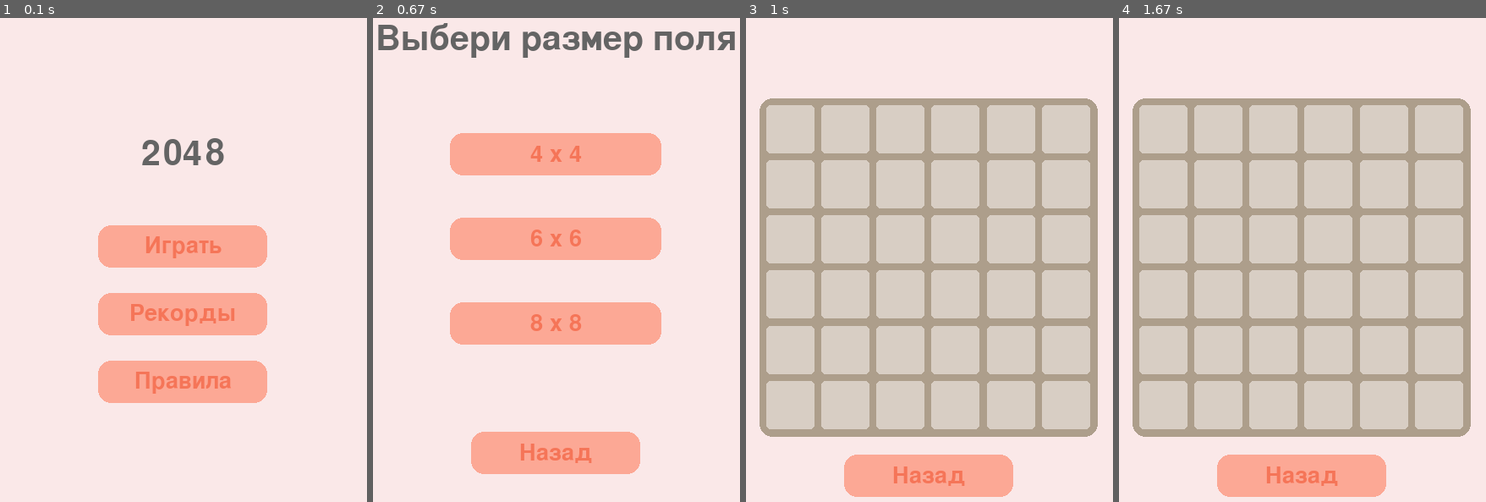
Above: before the commit, frames 1-4 (left to right).
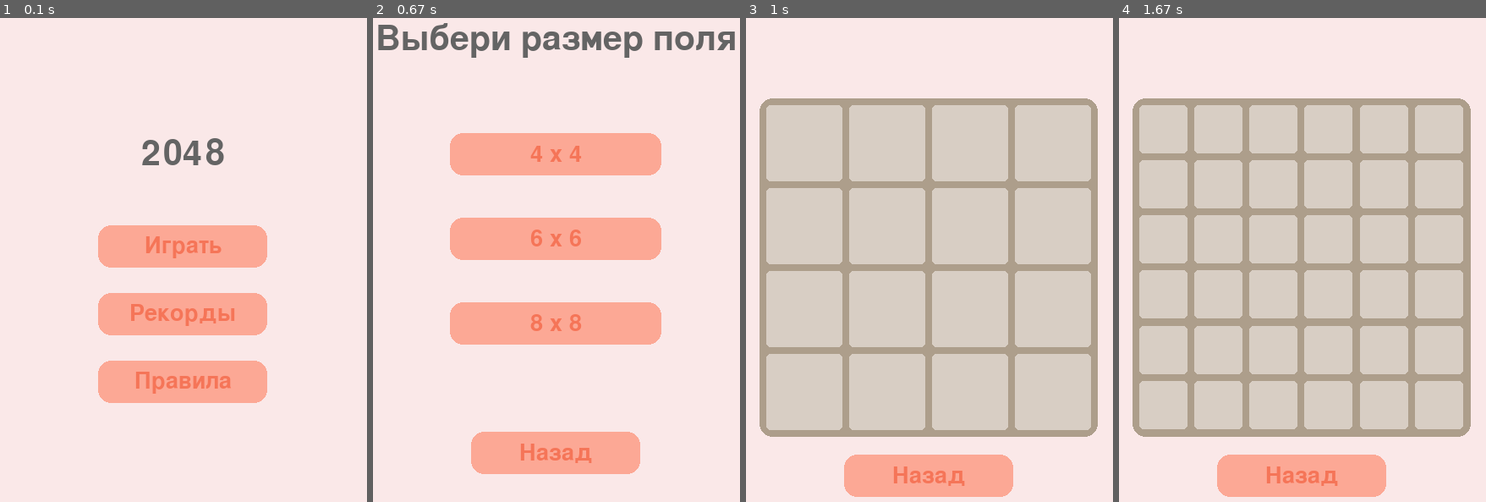
Above: after the commit, the same moments.

Repository: NaFo61/2048_Pygame
Game: pygame game, started from game/main.py
Two runs of this game, one before a commit and one after it. Both use one fixed random seed, a clock stepped at 60 frames per second and the inputs below.
Inputs (mouse positions are in pixels of both pictures, inside the frame that each line leads up to):
- Up to frame 1 (0.1 s): no input
- Up to frame 2 (0.67 s): click "Играть" at 0.38 s
- Up to frame 3 (1 s): click "4 x 4" at 0.72 s
- Up to frame 4 (1.67 s): click "Назад" at 1.05 s; click (1199, 250) at 1.38 s

Frames 1-2 are identical in both runs. In frame 3, 15% of the frame differs, in the area x 5-95%, y 18-86%; in frame 4, nothing differs.

Commit message:
add update_settings method and working buttons

Diff:
--- a/game/main.py
+++ b/game/main.py
@@ -209,18 +209,22 @@
 
 
 class App(Game):
-    def __init__(self, screen, screen_size, level):
+    def __init__(self, screen, screen_size):
         screen = screen
         self.screen_size = screen_size
+        self.level = 1
+        self.settings = funcs.generate_settings(self.level)
+
+        self.move_sounds = [pygame.mixer.Sound(f'../data/move_music_{i}.wav') for i in range(1, 4)]
+        self.click_sound = pygame.mixer.Sound(f"../data/click_music.wav")
+
+        self.start_page(screen)
+
+        super().__init__(screen_size, self.settings)
+
+    def update_settings(self, level):
         self.level = level
         self.settings = funcs.generate_settings(level)
-
-        self.move_sounds = [pygame.mixer.Sound(f'../data/move_music_{i}.wav') for i in range(1, 4)]
-        self.click_sound = pygame.mixer.Sound(f"../data/click_music.wav")
-
-        self.start_page(screen)
-
-        super().__init__(screen_size, self.settings)
 
     def game_page(self, screen):
         screen.fill(style.BACKGROUND_COLOR)
@@ -247,7 +251,7 @@
                             and 596 - 25 < y < 596 + 25
                     ):
                         self.click_sound.play()
-                        self.change_level(screen)
+                        self.choice_page(screen)
             board.render(screen)
             pygame.display.flip()
 
@@ -344,7 +348,7 @@
                     x, y = pos
                     if play_button_rect.collidepoint(x, y):
                         self.click_sound.play()
-                        self.change_level(screen)
+                        self.choice_page(screen)
                     elif records_button_rect.collidepoint(x, y):
                         self.click_sound.play()
                         # Handle records button click
@@ -450,7 +454,7 @@
 
             pygame.display.flip()
 
-    def change_level(self, screen):
+    def choice_page(self, screen):
         """
         Change the level.
 
@@ -579,15 +583,15 @@
                     x, y = pos
                     if button_4_x_4.collidepoint(x, y):
                         self.click_sound.play()
-                        self.level = 1
+                        self.update_settings(1)
                         self.game_page(screen)
                     if button_6_x_6.collidepoint(x, y):
                         self.click_sound.play()
-                        self.level = 2
+                        self.update_settings(2)
                         self.game_page(screen)
                     if button_8_x_8.collidepoint(x, y):
                         self.click_sound.play()
-                        self.level = 3
+                        self.update_settings(3)
                         self.game_page(screen)
                     if button_back.collidepoint(x, y):
                         self.click_sound.play()
@@ -822,9 +826,7 @@
     screen = pygame.display.set_mode(screen_size)
     pygame.display.set_caption("2048")
 
-    level = 2
-
-    App(screen, screen_size, level)
+    App(screen, screen_size)
 
 
 if __name__ == "__main__":
